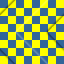
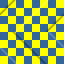
Before/after of a 64 x 64 layered artwork. What changed in the layer stack:
added group "Shading" with 4 layers above "INSERT PATTERN HERE" over 0, 19, 64, 64
added group "bottom" with 1 layers in group "Shading" over 0, 19, 64, 64
added layer "Bricks" (1st of 2, in "Shading" › "bottom") in group "bottom" over 0, 19, 64, 64
added group "top" with 1 layers in group "Shading" over 0, 19, 64, 64
moved "Bricks" (2nd of 2, in "Shading" › "top") into group "top", painted on it over 0, 19, 64, 64
added layer "INSERT PATTERN HERE" (1st of 2) above "INSERT PATTERN HERE" over 0, 19, 64, 64
